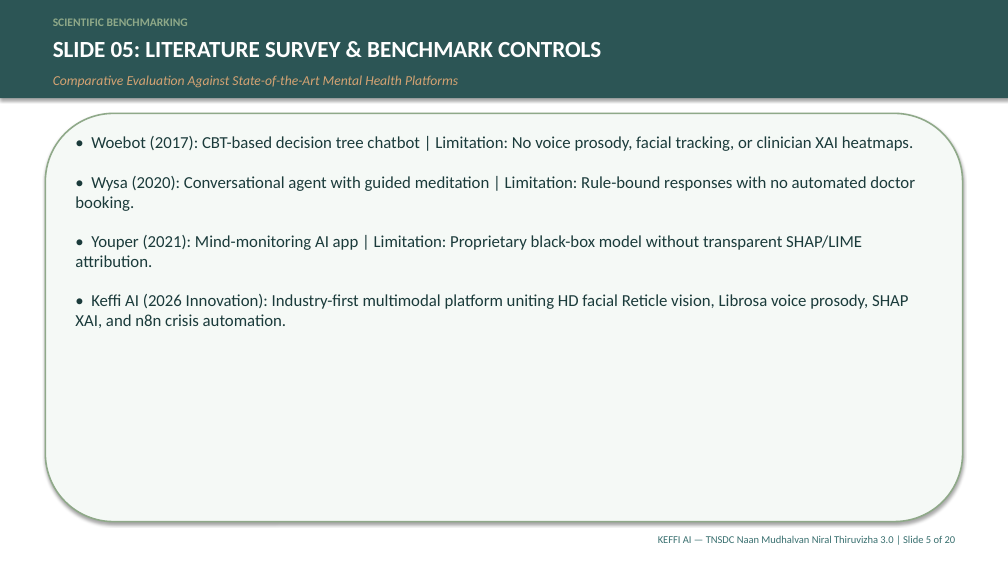
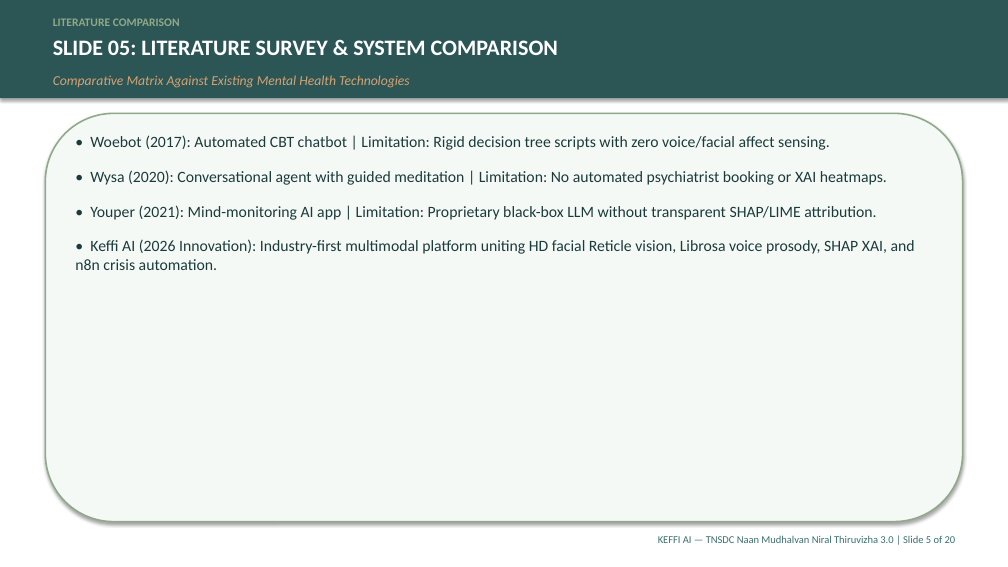
Before and after one commit to balajikrishnan031/Keffi-Test, a slide deck: slide 5 of Final_Submission_Pack/KEFFI_MASTER_20_SLIDE_PRESENTATION.pptx. Drawn at 1008x567 pixels with LibreOffice and Linux fonts; fonts in the diff are those of the drawing. Boxes give left, top, right and bottom in pixels: in the first picture for what was removed or moved away, otherwise in the second. Text is boxed around its words. In the diff, an @@ line names an element or a change of style, - is before the commit and + after.

Commit message:
Update Master 20-Slide Presentation Deck with deep review research data, 96-state breakdown, Woebot JMIR 2017 stats, and financial breakdown

```diff
--- a/Final_Submission_Pack/KEFFI_MASTER_20_SLIDE_PRESENTATION.pptx
+++ b/Final_Submission_Pack/KEFFI_MASTER_20_SLIDE_PRESENTATION.pptx
@@ text at [53, 18, 180, 26]: text changed @@
-SCIENTIFIC BENCHMARKING
+LITERATURE COMPARISON
@@ text at [53, 40, 558, 55]: text changed; size 22 to 21 pt @@
-SLIDE 05: LITERATURE SURVEY & BENCHMARK CONTROLS
+SLIDE 05: LITERATURE SURVEY & SYSTEM COMPARISON
@@ text at [53, 75, 410, 88]: text changed @@
-Comparative Evaluation Against State-of-the-Art Mental Health Platforms
+Comparative Matrix Against Existing Mental Health Technologies
@@ text at [90, 135, 887, 220]: text changed; size 16 to 15 pt @@
-• Woebot (2017): CBT-based decision tree chatbot | Limitation: No voice prosody, facial tracking, or clinician XAI heatmaps.
-• Wysa (2020): Conversational agent with guided meditation | Limitation: Rule-bound responses with no automated doctor booking.
-• Youper (2021): Mind-monitoring AI app | Limitation: Proprietary black-box model without transparent SHAP/LIME attribution.
+• Woebot (2017): Automated CBT chatbot | Limitation: Rigid decision tree scripts with zero voice/facial affect sensing.
+• Wysa (2020): Conversational agent with guided meditation | Limitation: No automated psychiatrist booking or XAI heatmaps.
+• Youper (2021): Mind-monitoring AI app | Limitation: Proprietary black-box LLM without transparent SHAP/LIME attribution.
@@ text at [75, 239, 915, 270]: size 16 to 15 pt in "• Keffi AI (2026 Innovation): Industry-first multimodal ..."; less space between paragraphs @@
```
Also in this commit, not shown: 19 other slides changed, 3 other files.
